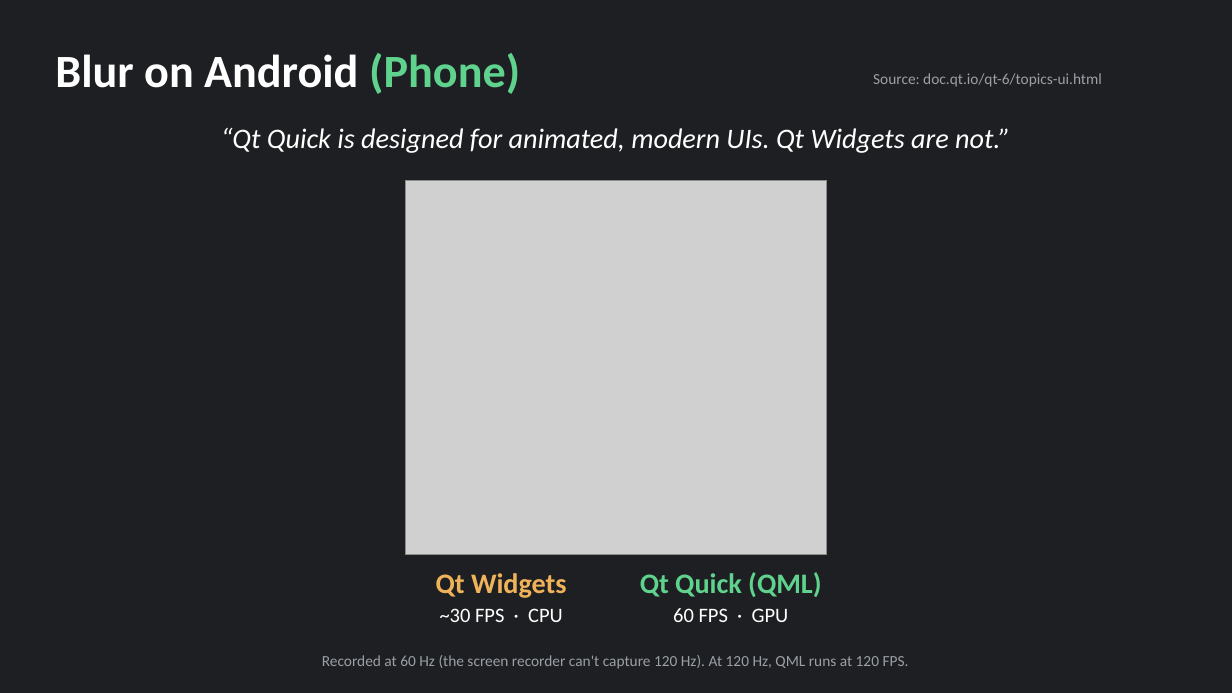
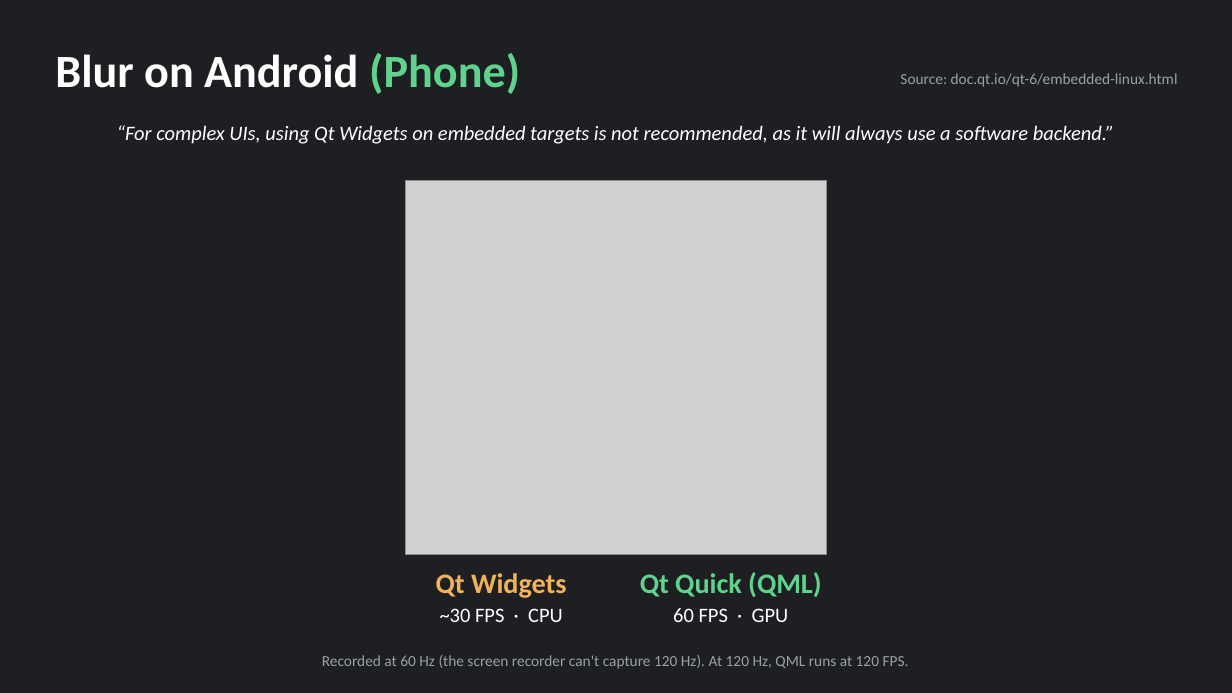
Before and after one commit to canacar7/qt-widgets-vs-qml, a slide deck: slide 8 of presentation/qt-widgets-vs-quick.pptx (slide 9 before the commit). Drawn at 1232x693 pixels with LibreOffice and Linux fonts; fonts in the diff are those of the drawing; grey boxes stand for pictures. Boxes give left, top, right and bottom in pixels: in the first picture for what was removed or moved away, otherwise in the second. Text is boxed around its words. In the diff, an @@ line names an element or a change of style, - is before the commit and + after.

```diff
--- a/presentation/qt-widgets-vs-quick.pptx
+++ b/presentation/qt-widgets-vs-quick.pptx
@@ text at (900,73,1178,87): text changed @@
-Source: doc.qt.io/qt-6/topics-ui.html
+Source: doc.qt.io/qt-6/embedded-linux.html
@@ text at (117,125,1114,144): text changed; size 22 to 16 pt @@
-“Qt Quick is designed for animated, modern UIs. Qt Widgets are not.”
+“For complex UIs, using Qt Widgets on embedded targets is not recommended, as it will always use a software backend.”
```
Also in this commit, not shown: 4 other slides changed, 3 slides added, 3 slides removed, 4 other files.
